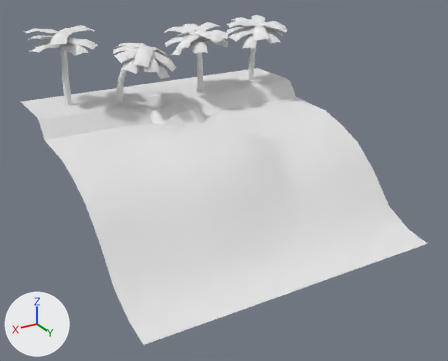
An edit to the OBJ model Project_ThirdPerson/mge_v18_student_version/assets/ThirdPerson/models/Sand_Tile_Straight_2.obj, drawn before and after from the same camera.
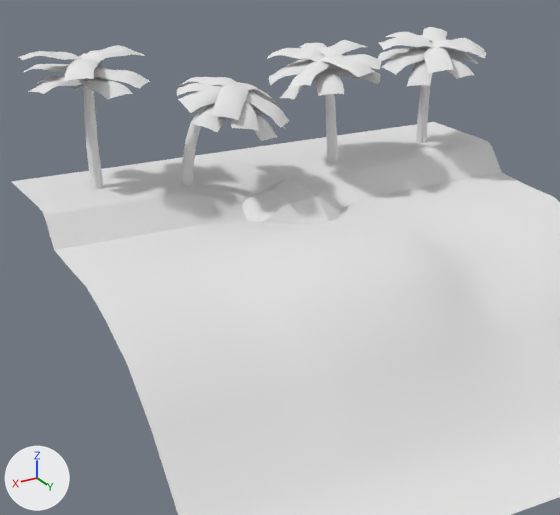
Old and new are each drawn whole from a 50 mm camera at (0.973, 1.677, 0.793) aimed at (0.008, 0.068, -0.012) and again close up on the part from 3% to 73% of the width and 0% to 80% of the height. Arrows for +X, +Y and +Z are at lower left; the lights stay in place. Where no turn or scale is listed for an object, it has been applied to the vertices.

In view in the first close-up: 'Sand_Tile_Straight_2'.
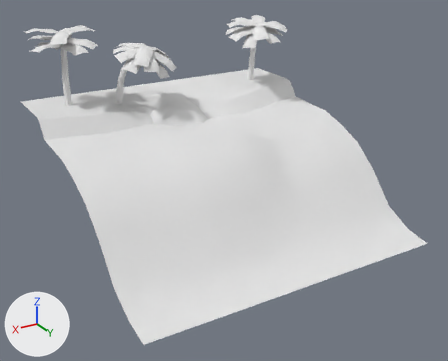
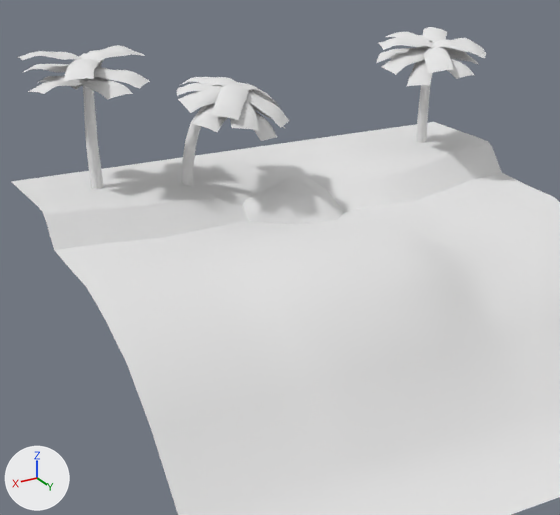
What differs and where, as boxes [x1, y1, x2, y2] in the close-ups (560 x 515 px; the box of a moved part takes in the faces that stretch with it):
part 1 of me_sand_tile_straight_2, deleted: before [267, 40, 381, 162]
part 2 of me_sand_tile_straight_2, moved or reshaped: [305, 142, 526, 219] in both
part 3 of me_sand_tile_straight_2, moved or reshaped: [37, 185, 303, 259] in both

What changed in the scene script:
```text
Change me_sand_tile_straight_2:
    used by ob_sand_tile_straight_2; location = (0.0, 0.0, 0.0)
    verts and faces of me_sand_tile_straight_2; kept vertices keep their numbers, new ones are numbered from 2937
    before: 109 (-0.41, -0.227, 0.128) at pixel (468, 178), 110 (-0.319, -0.227, 0.128) at pixel (433, 184), 111 (-0.228, -0.229, 0.125) at pixel (397, 191), 112 (-0.137, -0.228, 0.121) at pixel (360, 199), 146 (-0.41, -0.267, 0.179) at pixel (458, 151)
    before: 147 (-0.41, -0.282, 0.186) at pixel (454, 146), 148 (-0.319, -0.267, 0.179) at pixel (423, 157), 149 (-0.319, -0.282, 0.186) at pixel (420, 152), 150 (-0.229, -0.273, 0.17) at pixel (386, 165), 151 (-0.229, -0.287, 0.179) at pixel (383, 160)
    before: 152 (-0.138, -0.274, 0.151) at pixel (349, 180), 153 (-0.138, -0.289, 0.159) at pixel (345, 175)
    before: 115 (0.135, -0.228, 0.123) at pixel (239, 220), 116 (0.226, -0.227, 0.128) at pixel (196, 225), 117 (0.317, -0.227, 0.128) at pixel (150, 233), 118 (0.408, -0.227, 0.128) at pixel (103, 241), 158 (0.136, -0.274, 0.147) at pixel (228, 202)
    before: 159 (0.136, -0.289, 0.152) at pixel (225, 198), 160 (0.227, -0.269, 0.175) at pixel (186, 196), 161 (0.227, -0.283, 0.182) at pixel (182, 191), 162 (0.317, -0.267, 0.178) at pixel (141, 202), 163 (0.317, -0.282, 0.186) at pixel (138, 196)
    before: 164 (0.408, -0.267, 0.179) at pixel (93, 209), 165 (0.408, -0.282, 0.186) at pixel (91, 203)
    remove me_sand_tile_straight_2.from_pydata(...)  # 2937 vertices, 4203 faces; spans x -0.501..0.499, y -0.5..0.5, z -0.187..0.456
    add me_sand_tile_straight_2.from_pydata(...)  # 2225 vertices, 3197 faces; spans x -0.501..0.499, y -0.5..0.5, z -0.187..0.456
    me_sand_tile_straight_2 part 1: 14 loose pieces with 712 vertices, spanning x -0.218..0.003, y -0.436..-0.198, z 0.167..0.427, are deleted
    me_sand_tile_straight_2 part 2
    add for i in [109, 146, 147]: verts[i] += (0.0, 0.012, 0.0)
    add for i in [110, 148, 149]: verts[i] += (0.0, 0.049, 0.0)
    add for i in [111, 150, 151]: verts[i] += (0.0, 0.073, 0.0)
    add verts[112] = (-0.137, -0.181, 0.121)  # moved, pixel (371, 205)
    add verts[152] = (-0.138, -0.226, 0.151)  # moved, pixel (360, 186)
    add verts[153] = (-0.138, -0.241, 0.159)  # moved, pixel (357, 180)
    me_sand_tile_straight_2 part 3
    add verts[115] = (0.135, -0.219, 0.123)  # moved, pixel (241, 221)
    add verts[116] = (0.224, -0.198, 0.128)  # moved, pixel (203, 229)
    add verts[160] = (0.225, -0.24, 0.175)  # moved, pixel (192, 200)
    add verts[117] = (0.315, -0.194, 0.128)  # moved, pixel (158, 238)
    add verts[162] = (0.315, -0.234, 0.178)  # moved, pixel (148, 206)
    add verts[118] = (0.408, -0.216, 0.128)  # moved, pixel (105, 243)
    add verts[158] = (0.136, -0.266, 0.147)  # moved, pixel (230, 203)
    add verts[159] = (0.136, -0.281, 0.152)  # moved, pixel (227, 199)
    add verts[161] = (0.225, -0.251, 0.176)  # moved, pixel (190, 197)
    add verts[163] = (0.315, -0.245, 0.18)  # moved, pixel (146, 203)
    add verts[164] = (0.408, -0.255, 0.179)  # moved, pixel (95, 211)
    add verts[165] = (0.408, -0.27, 0.186)  # moved, pixel (92, 205)
```
